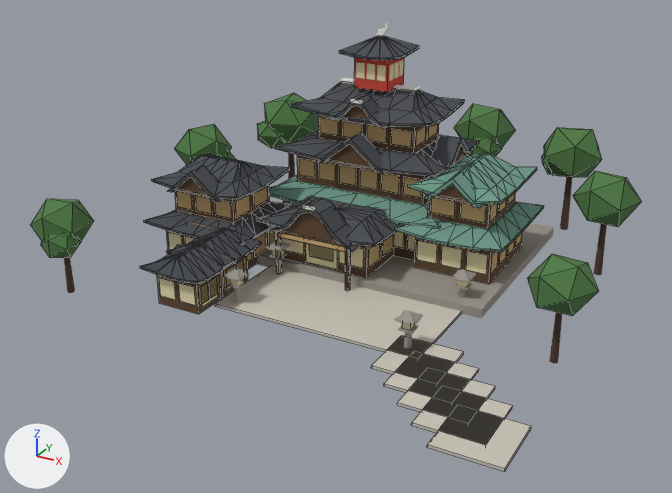
One commit to the Blender file content/landmarks/dogo-onsen.blend: the scene before it, then after it.
Rendered twice from a 50 mm camera at (12.6, -25.1, 12.3) aimed at (0.0, -2.1, 0.8). Every picture has the same lights, and +X, +Y and +Z are marked at lower left. The older version comes first. Mesh edges are drawn as thin lines on the coarser meshes.

Names of what the first picture shows: 'dogo_bark', 'dogo_green', 'dogo_leaf', 'dogo_pave', 'dogo_red', 'dogo_stone', 'dogo_sudare', 'dogo_tile', 'dogo_wood', 'glow_door', 'glow_win_2_1', 'glow_win_2_2' and 12 more.
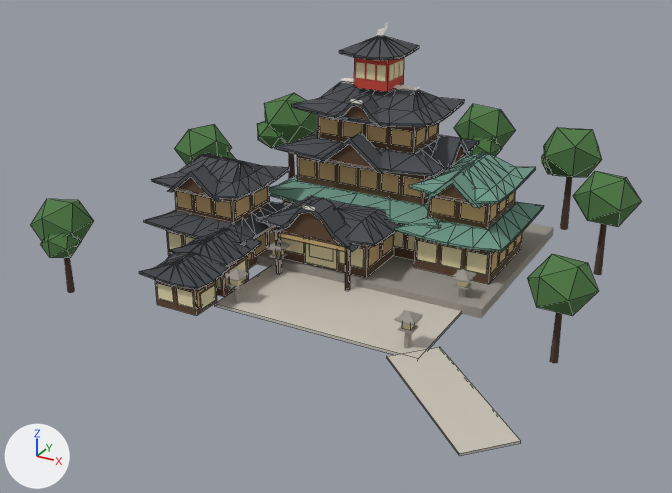
Location of each change, [x1, y1, x2, y2] in pixels of the pictures (672 x 493 px; the box of a moved part takes in the faces that stretch with it):
'dogo_tile', reshaped: before [140, 36, 479, 284]; after [139, 36, 479, 289]
'dogo_pave', reshaped (7% shorter): before [215, 266, 531, 471]; after [215, 266, 521, 456]
'dogo_wood', reshaped: before [157, 106, 523, 314]; after [155, 106, 523, 316]
'dogo_sudare', reshaped: before [176, 118, 523, 305]; after [176, 118, 523, 308]
'glow_door', moved: before [306, 238, 337, 269]; after [305, 238, 337, 270]
part 2 of me_dogo_pave, deleted: before [384, 353, 479, 401]
part 3 of me_dogo_pave, deleted: before [397, 368, 495, 423]
part 4 of me_dogo_pave, deleted: before [411, 386, 513, 444]
part 5 of me_dogo_pave, deleted: before [427, 405, 531, 471]
part 6 of me_dogo_pave, moved or reshaped: before [371, 336, 464, 383]; after [387, 347, 521, 456]
part 7 of me_dogo_sudare, deleted: before [210, 274, 220, 297]
part 8 of me_dogo_sudare, moved or reshaped: before [186, 221, 247, 305]; after [196, 256, 248, 308]
part 9 of me_dogo_tile, moved or reshaped: before [140, 244, 235, 284]; after [139, 252, 230, 289]
part 10 of me_dogo_tile, moved or reshaped: before [190, 229, 262, 259]; after [190, 229, 262, 258]
part 11 of me_dogo_tile, moved or reshaped: before [199, 228, 227, 243]; after [201, 228, 229, 243]
part 12 of me_dogo_tile, moved or reshaped: before [193, 232, 241, 255]; after [193, 233, 242, 255]
part 13 of me_dogo_tile, moved or reshaped: before [188, 236, 242, 267]; after [184, 236, 243, 266]
part 14 of me_dogo_tile, moved or reshaped: before [167, 239, 225, 267]; after [169, 240, 227, 266]
part 15 of me_dogo_wood, moved or reshaped (mostly hidden): before [220, 256, 248, 297]; after [217, 255, 249, 297]
part 16 of me_dogo_wood, moved or reshaped: before [157, 273, 221, 314]; after [155, 280, 217, 316]

What changed in the scene script:
```text
Change me_glow_door:
    remove me_glow_door.from_pydata(...)  # 8 vertices, 6 faces; spans x -0.85..0.25, y -2.57..-2.55, z 0.3..1.2
    add me_glow_door.from_pydata(...)  # 8 vertices, 6 faces; spans x -0.85..0.25, y -2.597..-2.573, z 0.3..1.2
    me_glow_door part 1: the whole mesh is scaled about its middle by (1, 1.2, 1), then moved by (0.0, -0.025, 0.0)
Change me_dogo_pave:
    remove me_dogo_pave.from_pydata(...)  # 48 vertices, 36 faces; spans x -2.0..7.9, y -9.1..-1.6, z -0.04..0.03
    add me_dogo_pave.from_pydata(...)  # 16 vertices, 12 faces; spans x -2.0..7.87, y -9.05..-1.6, z -0.04..0.03
    me_dogo_pave part 2: the loose piece of 8 vertices spanning x 4.15..5.95, y -7.3..-5.5, z -0.04..0.03 is deleted
    me_dogo_pave part 3: the loose piece of 8 vertices spanning x 4.8..6.6, y -7.9..-6.1, z -0.04..0.03 is deleted
    me_dogo_pave part 4: the loose piece of 8 vertices spanning x 5.45..7.25, y -8.5..-6.7, z -0.04..0.03 is deleted
    me_dogo_pave part 5: the loose piece of 8 vertices spanning x 6.1..7.9, y -9.1..-7.3, z -0.04..0.03 is deleted
    me_dogo_pave part 6: 6 vertices moved from x 3.5..5.3, y -6.7..-4.9, z -0.04..0.03 to x 3.63..6.85, y -9.05..-4.95, z -0.04..0.02; 2 vertices removed from x 5.3, y -4.9, z -0.04..0.03; 2 vertices added at x 7.87, y -7.95, z -0.04..0.02
Change me_dogo_sudare:
    remove me_dogo_sudare.from_pydata(...)  # 352 vertices, 264 faces; spans x -4.88..4.62, y -6.45..2.62, z 0.26..4.12
    add me_dogo_sudare.from_pydata(...)  # 344 vertices, 258 faces; spans x -4.88..4.62, y -6.55..2.62, z 0.22..4.12
    me_dogo_sudare part 7: the loose piece of 8 vertices spanning x -2.05..-2.03, y -5.89..-5.45, z 0.26..0.84 is deleted
    me_dogo_sudare part 8
    8 vertices in x -2.05..-2.03, y -5.24..-4.72, z 0.26..0.84 move by (0.0, 0.71, 0.0)
    24 vertices move from x -4.35..-2.03, y -6.45..-3.86, z 0.26..1.45 to x -2.05..-2.03, y -6.55..-4.66, z 0.22..0.84
Change me_dogo_tile:
    remove me_dogo_tile.from_pydata(...)  # 524 vertices, 888 faces; spans x -5.67..2.65, y -6.8..2.87, z 1.05..6.7
    add me_dogo_tile.from_pydata(...)  # 524 vertices, 888 faces; spans x -5.67..2.65, y -6.85..2.87, z 0.9..6.7
    me_dogo_tile part 9: the loose piece of 50 vertices spanning x -3.78..-1.72, y -6.8..-5.1, z 1.05..1.6 is scaled about its middle by (1, 0.882, 0.94), then moved by (0.0, -0.15, -0.16)
    me_dogo_tile part 10: all 4 vertices in x -3.73..-1.77, y -4.2, z 1.07..1.14 are moved by (0.0, 0.02, 0.0)
    me_dogo_tile part 11: all 17 vertices in x -2.85..-2.65, y -5.25..-4.05, z 1.6 are moved by (0.0, 0.05, -0.03)
    me_dogo_tile part 12: all 5 vertices in x -3.73..-1.77, y -4.65, z 1.05..1.12 are moved by (0.0, 0.05, 0.0)
    me_dogo_tile part 13: all 4 vertices in x -3.73..-1.77, y -5.1, z 1.07..1.14 are moved by (0.0, 0.07, 0.0)
    me_dogo_tile part 14: 10 of the vertices in x -3.78..-1.72, y -5.6..-5.55, z 1.05..1.24 are moved by (0.0, 0.1, 0.0)
Change me_dogo_wood:
    remove me_dogo_wood.from_pydata(...)  # 164 vertices, 118 faces; spans x -5.2..4.6, y -6.5..2.7, z 0.0..4.87
    add me_dogo_wood.from_pydata(...)  # 164 vertices, 118 faces; spans x -5.2..4.6, y -6.6..2.7, z 0.0..4.87
    me_dogo_wood part 15: the loose piece of 8 vertices spanning x -3.45..-2.05, y -5.3..-4.0, z 0.0..1.05 is moved by (0.0, 0.05, 0.0)
    me_dogo_wood part 16: the loose piece of 8 vertices spanning x -3.45..-2.05, y -6.5..-5.4, z 0.0..1.05 is scaled about its middle by (1, 0.909, 0.857), then moved by (0.0, -0.15, -0.07)
```
